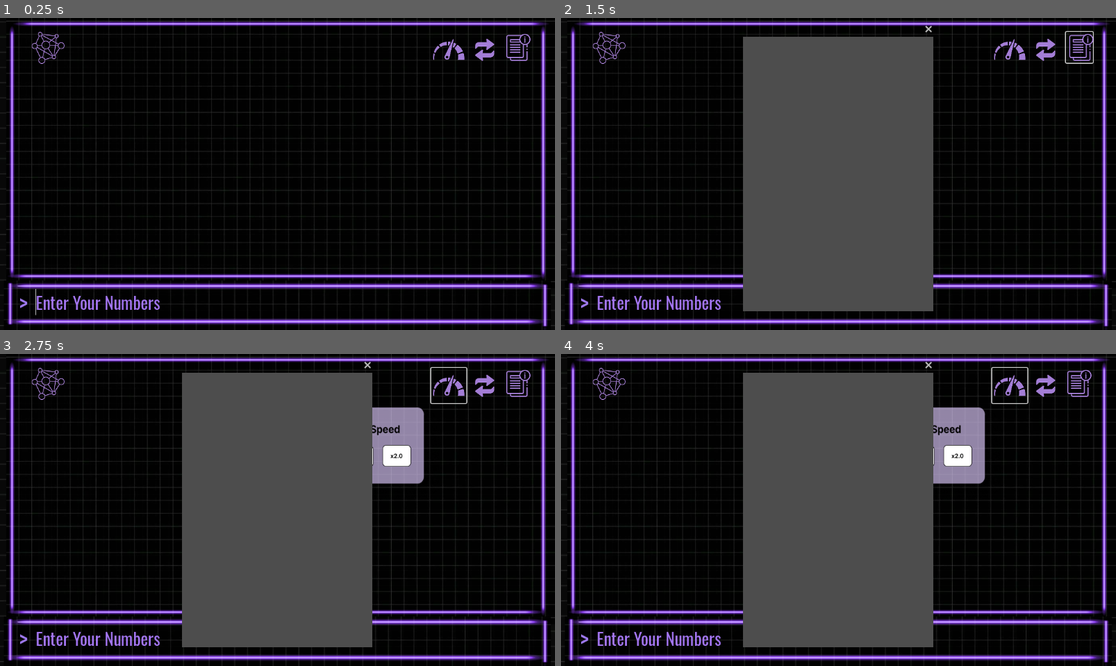
Above: before the commit, frames 1-4 (two rows, left to right).
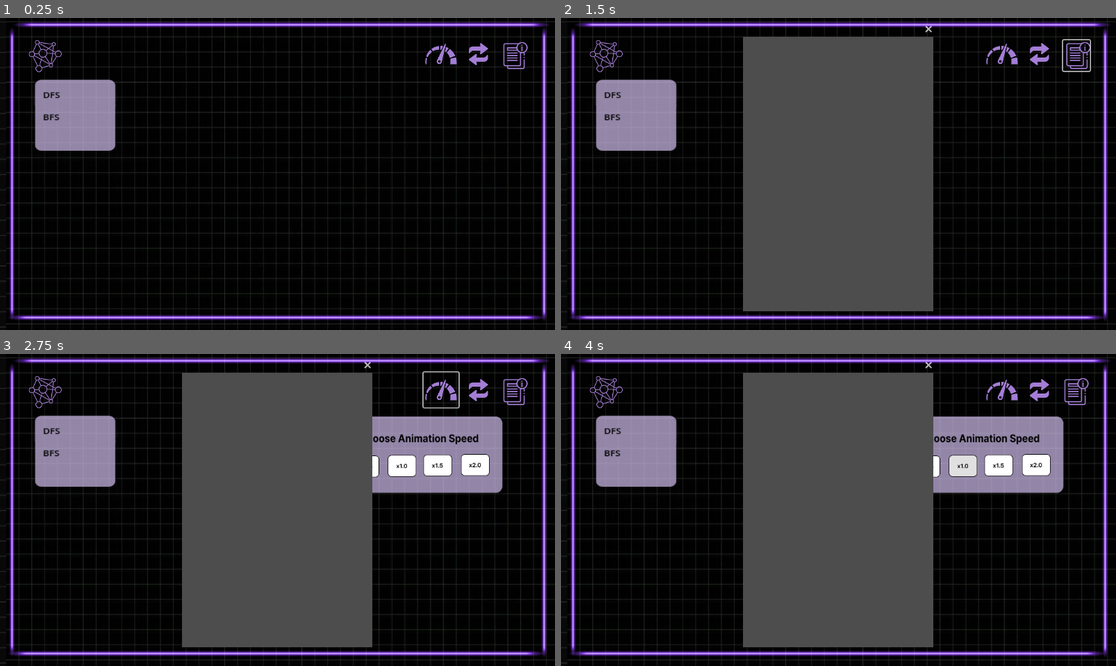
Above: after the commit, the same moments.

Repository: ftomara/Algo_MF
Game: Godot game, scene res://scenes/graph_scene_.tscn
Two runs of this game, one before a commit and one after it. Both use one fixed random seed, a clock stepped at 60 frames per second and the inputs below. Before the commit the project starts from res://scenes/game.tscn.
Inputs (mouse positions are in pixels of both pictures, inside the frame that each line leads up to; where the layout moved, square brackets give the same spot in the first picture):
- Up to frame 1 (0.25 s): no input
- Up to frame 2 (1.5 s): click (1043, 55) [1054, 49] at 0.5 s; click (1077, 55) [1077, 46] at 1.25 s
- Up to frame 3 (2.75 s): click (438, 388) [449, 385] at 2 s
- Up to frame 4 (4 s): click (927, 466) [849, 456] at 2.75 s; click (960, 466) [882, 456] at 3.5 s

The runs differ from the first frame. In frame 1, 16% of the frame differs, in the area x 0-100%, y 0-100%; in frame 2, 14%; in frame 3, 19%; in frame 4, 19%.

Commit message:
Create Graph scene + GraphNode Logic

Diff:
--- a/algo_visualizer/project.godot
+++ b/algo_visualizer/project.godot
@@ -11,7 +11,7 @@
 [application]
 
 config/name="Algo_Visualizer"
-run/main_scene="res://scenes/game.tscn"
+run/main_scene="res://scenes/graph_scene_.tscn"
 config/features=PackedStringArray("4.2", "Forward Plus")
 config/icon="res://icon.svg"
 
--- a/algo_visualizer/scenes/OptionButton.gd
+++ /dev/null
@@ -1,11 +0,0 @@
-extends OptionButton
-
-
-# Called when the node enters the scene tree for the first time.
-func _ready():
-	pass # Replace with function body.
-
-
-# Called every frame. 'delta' is the elapsed time since the previous frame.
-func _process(delta):
-	pass
--- /dev/null
+++ b/algo_visualizer/scenes/graph_node.tscn
@@ -0,0 +1,35 @@
+[gd_scene load_steps=3 format=3 uid="uid://cejdc0exop7hk"]
+
+[ext_resource type="Script" path="res://scripts/graph_node.gd" id="1_58q5e"]
+[ext_resource type="Texture2D" uid="uid://1avu7a1b768a" path="res://assets/GraphNode.png" id="2_cd778"]
+
+[node name="graphNode" type="Control"]
+layout_mode = 3
+anchors_preset = 15
+anchor_right = 1.0
+anchor_bottom = 1.0
+grow_horizontal = 2
+grow_vertical = 2
+script = ExtResource("1_58q5e")
+
+[node name="Gnode" type="TextureRect" parent="."]
+texture_filter = 1
+layout_mode = 0
+offset_right = 40.0
+offset_bottom = 40.0
+texture = ExtResource("2_cd778")
+
+[node name="Label" type="Label" parent="Gnode"]
+layout_mode = 1
+anchors_preset = 8
+anchor_left = 0.5
+anchor_top = 0.5
+anchor_right = 0.5
+anchor_bottom = 0.5
+offset_left = -10.5
+offset_top = -25.5
+offset_right = 10.5
+offset_bottom = 25.5
+grow_horizontal = 2
+grow_vertical = 2
+theme_override_font_sizes/font_size = 37
--- /dev/null
+++ b/algo_visualizer/scenes/graph_scene.tscn
@@ -0,0 +1,260 @@
+[gd_scene load_steps=28 format=3 uid="uid://kxivlyhmlm6d"]
+
+[ext_resource type="Script" path="res://scripts/graph_scene.gd" id="1_8tu1y"]
+[ext_resource type="Texture2D" uid="uid://38b7uiombv1i" path="res://assets/panel_ground.png" id="2_hmrs4"]
+[ext_resource type="Texture2D" uid="uid://dbqlo4xfgpsti" path="res://assets/background.png" id="3_k7flf"]
+[ext_resource type="FontFile" uid="uid://cuedit6mofbc7" path="res://fonts/Oswald-Regular.ttf" id="4_pmn4m"]
+[ext_resource type="Texture2D" uid="uid://c6x7foqce4p3p" path="res://assets/refresh 2.png" id="6_a56dc"]
+[ext_resource type="PackedScene" uid="uid://btlywuhhfxhue" path="res://scenes/info.tscn" id="7_1cbo4"]
+[ext_resource type="AudioStream" uid="uid://je56yuspmr2j" path="res://sounds/click.mp3" id="8_i2q0r"]
+[ext_resource type="Texture2D" uid="uid://bayxcpanh6igg" path="res://assets/speedometer 2.png" id="9_otmr0"]
+[ext_resource type="Texture2D" uid="uid://cajuk5gipq1td" path="res://assets/Animation window (1).png" id="10_6ov6f"]
+[ext_resource type="Texture2D" uid="uid://dvv3u7aygsb14" path="res://assets/x0.25.png" id="11_n6aqr"]
+[ext_resource type="Texture2D" uid="uid://banjqlgmyrvb" path="res://assets/x0.25 (1).png" id="12_5eoc5"]
+[ext_resource type="Texture2D" uid="uid://bdvbvr143cer3" path="res://assets/x1.0.png" id="13_yba5h"]
+[ext_resource type="Texture2D" uid="uid://ce1wiqav6w6m" path="res://assets/x1.0 (1).png" id="14_jf5lo"]
+[ext_resource type="Texture2D" uid="uid://fjhoj2p2u44o" path="res://assets/x1.5.png" id="15_41m26"]
+[ext_resource type="Texture2D" uid="uid://raegxwdcg7ah" path="res://assets/x1.5 (1).png" id="16_igutw"]
+[ext_resource type="Texture2D" uid="uid://nblvqfbidyy" path="res://assets/x2.0.png" id="17_w0gh0"]
+[ext_resource type="Texture2D" uid="uid://b7uwl6bo7f2eq" path="res://assets/x2.0 (1).png" id="18_4dkbg"]
+[ext_resource type="Texture2D" uid="uid://bjlc36uw0fef" path="res://assets/algorithm (3) 2.png" id="19_3b7gm"]
+[ext_resource type="Texture2D" uid="uid://btu75lmaju2sm" path="res://assets/menuBG.png" id="20_ok0cc"]
+[ext_resource type="PackedScene" uid="uid://cejdc0exop7hk" path="res://scenes/graph_node.tscn" id="21_fd6t3"]
+[ext_resource type="Texture2D" uid="uid://oafthldre56y" path="res://assets/hover.png" id="21_sachf"]
+
+[sub_resource type="StyleBoxTexture" id="StyleBoxTexture_umn3i"]
+content_margin_left = 8.0
+texture = ExtResource("2_hmrs4")
+
+[sub_resource type="StyleBoxTexture" id="StyleBoxTexture_cy2pt"]
+texture = ExtResource("3_k7flf")
+region_rect = Rect2(3, 0.588997, 1383, 668)
+
+[sub_resource type="StyleBoxFlat" id="StyleBoxFlat_iidld"]
+bg_color = Color(0.6, 0.6, 0.6, 0)
+
+[sub_resource type="StyleBoxFlat" id="StyleBoxFlat_8ei5m"]
+bg_color = Color(0.6, 0.6, 0.6, 0)
+
+[sub_resource type="StyleBoxFlat" id="StyleBoxFlat_xtlcd"]
+bg_color = Color(0.6, 0.6, 0.6, 0)
+
+[sub_resource type="StyleBoxFlat" id="StyleBoxFlat_q6a63"]
+bg_color = Color(0.6, 0.6, 0.6, 0)
+
+[node name="GraphScene" type="Control"]
+layout_mode = 3
+anchors_preset = 15
+anchor_right = 1.0
+anchor_bottom = 1.0
+grow_horizontal = 2
+grow_vertical = 2
+script = ExtResource("1_8tu1y")
+
+[node name="Background" type="PanelContainer" parent="."]
+layout_mode = 1
+anchors_preset = 15
+anchor_right = 1.0
+anchor_bottom = 1.0
+grow_horizontal = 2
+grow_vertical = 2
+theme_override_styles/panel = SubResource("StyleBoxTexture_umn3i")
+
+[node name="MarginContainer" type="MarginContainer" parent="Background"]
+layout_mode = 2
+
+[node name="Rows" type="VBoxContainer" parent="Background/MarginContainer"]
+layout_mode = 2
+theme_override_constants/separation = -16
+
+[node name="GameInfo" type="PanelContainer" parent="Background/MarginContainer/Rows"]
+layout_mode = 2
+size_flags_vertical = 3
+theme_override_styles/panel = SubResource("StyleBoxTexture_cy2pt")
+
+[node name="CenterContainer" type="MarginContainer" parent="Background/MarginContainer/Rows/GameInfo"]
+layout_mode = 2
+theme_override_constants/margin_left = 200
+theme_override_constants/margin_top = 200
+theme_override_constants/margin_right = 200
+theme_override_constants/margin_bottom = 200
+
+[node name="HBoxContainer" type="HBoxContainer" parent="Background/MarginContainer/Rows/GameInfo/CenterContainer"]
+layout_mode = 2
+size_flags_stretch_ratio = 0.0
+theme_override_constants/separation = 110
+alignment = 1
+
+[node name="MarginContainer" type="MarginContainer" parent="Background/MarginContainer/Rows/GameInfo"]
+layout_mode = 2
+theme_override_constants/margin_bottom = 24
+
+[node name="Label" type="Label" parent="Background/MarginContainer/Rows/GameInfo/MarginContainer"]
+layout_mode = 2
+size_flags_horizontal = 4
+size_flags_vertical = 8
+theme_override_colors/font_color = Color(0.619608, 0.47451, 0.92549, 1)
+theme_override_fonts/font = ExtResource("4_pmn4m")
+theme_override_font_sizes/font_size = 40
+horizontal_alignment = 1
+vertical_alignment = 1
+
+[node name="reset" type="Button" parent="."]
+layout_mode = 1
+anchors_preset = 1
+anchor_left = 1.0
+anchor_right = 1.0
+offset_left = -170.0
+offset_top = 28.0
+offset_right = -94.0
+offset_bottom = 104.0
+grow_horizontal = 0
+theme_override_styles/normal = SubResource("StyleBoxFlat_iidld")
+theme_override_styles/hover = SubResource("StyleBoxFlat_8ei5m")
+theme_override_styles/pressed = SubResource("StyleBoxFlat_xtlcd")
+theme_override_styles/focus = SubResource("StyleBoxFlat_q6a63")
+icon = ExtResource("6_a56dc")
+flat = true
+alignment = 2
+
+[node name="info" parent="." instance=ExtResource("7_1cbo4")]
+position = Vector2(1048, 29)
+
+[node name="AudioStreamPlayer" type="AudioStreamPlayer" parent="."]
+stream = ExtResource("8_i2q0r")
+
+[node name="speed" type="Button" parent="."]
+layout_mode = 1
+anchors_preset = 1
+anchor_left = 1.0
+anchor_right = 1.0
+offset_left = -257.0
+offset_top = 29.0
+offset_right = -184.0
+offset_bottom = 102.0
+grow_horizontal = 0
+icon = ExtResource("9_otmr0")
+flat = true
+
+[node name="SpeedMenu" type="TextureRect" parent="."]
+visible = false
+layout_mode = 1
+anchors_preset = 1
+anchor_left = 1.0
+anchor_right = 1.0
+offset_left = -609.0
+offset_top = 110.0
+offset_right = -238.0
+offset_bottom = 307.0
+grow_horizontal = 0
+texture = ExtResource("10_6ov6f")
+expand_mode = 1
+
+[node name="x25" type="TextureButton" parent="SpeedMenu"]
+layout_mode = 0
+offset_left = 22.0
+offset_top = 82.0
+offset_right = 81.0
+offset_bottom = 127.0
+texture_normal = ExtResource("11_n6aqr")
+texture_hover = ExtResource("12_5eoc5")
+stretch_mode = 0
+
+[node name="x1" type="TextureButton" parent="SpeedMenu"]
+layout_mode = 0
+offset_left = 99.0
+offset_top = 81.0
+offset_right = 158.0
+offset_bottom = 126.0
+texture_normal = ExtResource("13_yba5h")
+texture_hover = ExtResource("14_jf5lo")
+stretch_mode = 0
+
+[node name="x1_5" type="TextureButton" parent="SpeedMenu"]
+layout_mode = 0
+offset_left = 173.0
+offset_top = 80.0
+offset_right = 232.0
+offset_bottom = 125.0
+texture_normal = ExtResource("15_41m26")
+texture_hover = ExtResource("16_igutw")
+stretch_mode = 0
+
+[node name="x2" type="TextureButton" parent="SpeedMenu"]
+layout_mode = 0
+offset_left = 251.0
+offset_top = 79.0
+offset_right = 310.0
+offset_bottom = 124.0
+texture_normal = ExtResource("17_w0gh0")
+texture_hover = ExtResource("18_4dkbg")
+stretch_mode = 0
+
+[node name="AlgoIcon" type="Button" parent="."]
+texture_filter = 1
+layout_mode = 0
+offset_left = 62.0
+offset_top = 24.0
+offset_right = 138.0
+offset_bottom = 100.0
+icon = ExtResource("19_3b7gm")
+flat = true
+
+[node name="MenuOptions" type="TextureRect" parent="."]
+visible = false
+layout_mode = 0
+offset_left = -24.0
+offset_top = 152.0
+offset_right = 342.0
+offset_bottom = 448.0
+texture = ExtResource("20_ok0cc")
+expand_mode = 1
+
+[node name="SelectionSort" type="TextureButton" parent="MenuOptions"]
+layout_mode = 2
+offset_left = 103.0
+offset_top = 20.0
+offset_right = 226.0
+offset_bottom = 60.0
+scale = Vector2(1.3, 1.2)
+texture_hover = ExtResource("21_sachf")
+ignore_texture_size = true
+
+[node name="Label" type="Label" parent="MenuOptions/SelectionSort"]
+layout_mode = 0
+offset_left = 11.5385
+offset_top = 5.0
+offset_right = 124.539
+offset_bottom = 29.0
+theme_override_colors/font_color = Color(0, 0, 0, 1)
+theme_override_font_sizes/font_size = 15
+text = "BFS"
+
+[node name="QuickSort" type="TextureButton" parent="MenuOptions"]
+layout_mode = 2
+offset_left = 103.0
+offset_top = 72.0
+offset_right = 226.0
+offset_bottom = 112.0
+scale = Vector2(1.3, 1.2)
+texture_hover = ExtResource("21_sachf")
+ignore_texture_size = true
+
+[node name="Label" type="Label" parent="MenuOptions/QuickSort"]
+layout_mode = 0
+offset_left = 12.3077
+offset_top = 5.83334
+offset_right = 125.308
+offset_bottom = 29.8333
+theme_override_colors/font_color = Color(0, 0, 0, 1)
+theme_override_font_sizes/font_size = 15
+text = "DFS"
+
+[node name="graphNode" parent="." instance=ExtResource("21_fd6t3")]
+layout_mode = 1
+offset_left = 282.0
+offset_top = 194.0
+offset_right = -788.0
+offset_bottom = -371.0
+
+[connection signal="gui_input" from="." to="." method="_on_gui_input"]
--- /dev/null
+++ b/algo_visualizer/scenes/graph_scene_.tscn
@@ -0,0 +1,294 @@
+[gd_scene load_steps=30 format=3 uid="uid://ddttwvkwuyjkp"]
+
+[ext_resource type="Script" path="res://scripts/graph_scene_.gd" id="1_s8akx"]
+[ext_resource type="Texture2D" uid="uid://38b7uiombv1i" path="res://assets/panel_ground.png" id="2_ea86d"]
+[ext_resource type="Texture2D" uid="uid://dbqlo4xfgpsti" path="res://assets/background.png" id="3_ljdnw"]
+[ext_resource type="FontFile" uid="uid://cuedit6mofbc7" path="res://fonts/Oswald-Regular.ttf" id="4_bcaus"]
+[ext_resource type="Texture2D" uid="uid://c6x7foqce4p3p" path="res://assets/refresh 2.png" id="5_1ximb"]
+[ext_resource type="PackedScene" uid="uid://btlywuhhfxhue" path="res://scenes/info.tscn" id="6_a5m2g"]
+[ext_resource type="AudioStream" uid="uid://je56yuspmr2j" path="res://sounds/click.mp3" id="7_dpabh"]
+[ext_resource type="Texture2D" uid="uid://bayxcpanh6igg" path="res://assets/speedometer 2.png" id="8_x2eme"]
+[ext_resource type="Texture2D" uid="uid://cajuk5gipq1td" path="res://assets/Animation window (1).png" id="9_y0njs"]
+[ext_resource type="Texture2D" uid="uid://dvv3u7aygsb14" path="res://assets/x0.25.png" id="10_hmow3"]
+[ext_resource type="Texture2D" uid="uid://banjqlgmyrvb" path="res://assets/x0.25 (1).png" id="11_44pr7"]
+[ext_resource type="Texture2D" uid="uid://bdvbvr143cer3" path="res://assets/x1.0.png" id="12_e2k7e"]
+[ext_resource type="Texture2D" uid="uid://ce1wiqav6w6m" path="res://assets/x1.0 (1).png" id="13_hoecy"]
+[ext_resource type="Texture2D" uid="uid://fjhoj2p2u44o" path="res://assets/x1.5.png" id="14_h734s"]
+[ext_resource type="Texture2D" uid="uid://raegxwdcg7ah" path="res://assets/x1.5 (1).png" id="15_gjvhu"]
+[ext_resource type="Texture2D" uid="uid://nblvqfbidyy" path="res://assets/x2.0.png" id="16_lj0ks"]
+[ext_resource type="Texture2D" uid="uid://b7uwl6bo7f2eq" path="res://assets/x2.0 (1).png" id="17_1pf58"]
+[ext_resource type="Texture2D" uid="uid://bjlc36uw0fef" path="res://assets/algorithm (3) 2.png" id="18_m1oil"]
+[ext_resource type="Texture2D" uid="uid://btu75lmaju2sm" path="res://assets/menuBG.png" id="19_pcl7v"]
+[ext_resource type="Texture2D" uid="uid://oafthldre56y" path="res://assets/hover.png" id="20_8e7tm"]
+[ext_resource type="Texture2D" uid="uid://q26jegyc6h55" path="res://assets/nodeWindow.png" id="21_fvlfy"]
+[ext_resource type="Texture2D" uid="uid://dm51652xq2n7m" path="res://assets/close button.png" id="22_q7rre"]
+
+[sub_resource type="StyleBoxTexture" id="StyleBoxTexture_dn7nt"]
+content_margin_left = 8.0
+texture = ExtResource("2_ea86d")
+
+[sub_resource type="StyleBoxTexture" id="StyleBoxTexture_ug85d"]
+texture = ExtResource("3_ljdnw")
+region_rect = Rect2(3, 0.588997, 1383, 668)
+
+[sub_resource type="StyleBoxFlat" id="StyleBoxFlat_kwil5"]
+bg_color = Color(0.6, 0.6, 0.6, 0)
+
+[sub_resource type="StyleBoxFlat" id="StyleBoxFlat_fadsu"]
+bg_color = Color(0.6, 0.6, 0.6, 0)
+
+[sub_resource type="StyleBoxFlat" id="StyleBoxFlat_acwp5"]
+bg_color = Color(0.6, 0.6, 0.6, 0)
+
+[sub_resource type="StyleBoxFlat" id="StyleBoxFlat_p2t0k"]
+bg_color = Color(0.6, 0.6, 0.6, 0)
+
+[sub_resource type="StyleBoxFlat" id="StyleBoxFlat_b8er0"]
+bg_color = Color(0.933333, 0.890196, 0.964706, 1)
+corner_radius_top_left = 10
+corner_radius_top_right = 10
+corner_radius_bottom_right = 10
+corner_radius_bottom_left = 10
+
+[node name="GraphScene_" type="Control"]
+layout_mode = 3
+anchors_preset = 15
+anchor_right = 1.0
+anchor_bottom = 1.0
+offset_right = -405.0
+offset_bottom = -396.0
+grow_horizontal = 2
+grow_vertical = 2
+script = ExtResource("1_s8akx")
+
+[node name="Background" type="PanelContainer" parent="."]
+layout_mode = 1
+anchors_preset = 15
+anchor_right = 1.0
+anchor_bottom = 1.0
+offset_right = 407.0
+offset_bottom = 399.0
+grow_horizontal = 2
+grow_vertical = 2
+theme_override_styles/panel = SubResource("StyleBoxTexture_dn7nt")
+
+[node name="MarginContainer" type="MarginContainer" parent="Background"]
+layout_mode = 2
+
+[node name="Rows" type="VBoxContainer" parent="Background/MarginContainer"]
+layout_mode = 2
+theme_override_constants/separation = -16
+
+[node name="GameInfo" type="PanelContainer" parent="Background/MarginContainer/Rows"]
+layout_mode = 2
+size_flags_vertical = 3
+theme_override_styles/panel = SubResource("StyleBoxTexture_ug85d")
+
+[node name="CenterContainer" type="MarginContainer" parent="Background/MarginContainer/Rows/GameInfo"]
+layout_mode = 2
+theme_override_constants/margin_left = 200
+theme_override_constants/margin_top = 200
+theme_override_constants/margin_right = 200
+theme_override_constants/margin_bottom = 200
+
+[node name="HBoxContainer" type="HBoxContainer" parent="Background/MarginContainer/Rows/GameInfo/CenterContainer"]
+layout_mode = 2
+size_flags_stretch_ratio = 0.0
+theme_override_constants/separation = 110
+alignment = 1
+
+[node name="MarginContainer" type="MarginContainer" parent="Background/MarginContainer/Rows/GameInfo"]
+layout_mode = 2
+theme_override_constants/margin_bottom = 24
+
+[node name="Label" type="Label" parent="Background/MarginContainer/Rows/GameInfo/MarginContainer"]
+layout_mode = 2
+size_flags_horizontal = 4
+size_flags_vertical = 8
+theme_override_colors/font_color = Color(0.619608, 0.47451, 0.92549, 1)
+theme_override_fonts/font = ExtResource("4_bcaus")
+theme_override_font_sizes/font_size = 40
+horizontal_alignment = 1
+vertical_alignment = 1
+
+[node name="reset" type="Button" parent="."]
+layout_mode = 1
+anchors_preset = 1
+anchor_left = 1.0
+anchor_right = 1.0
+offset_left = 222.0
+offset_top = 37.0
+offset_right = 298.0
+offset_bottom = 113.0
+grow_horizontal = 0
+theme_override_styles/normal = SubResource("StyleBoxFlat_kwil5")
+theme_override_styles/hover = SubResource("StyleBoxFlat_fadsu")
+theme_override_styles/pressed = SubResource("StyleBoxFlat_acwp5")
+theme_override_styles/focus = SubResource("StyleBoxFlat_p2t0k")
+icon = ExtResource("5_1ximb")
+flat = true
+alignment = 2
+
+[node name="info" parent="." instance=ExtResource("6_a5m2g")]
+position = Vector2(1042, 46)
+
+[node name="AudioStreamPlayer" type="AudioStreamPlayer" parent="."]
+stream = ExtResource("7_dpabh")
+
+[node name="speed" type="Button" parent="."]
+layout_mode = 1
+anchors_preset = 1
+anchor_left = 1.0
+anchor_right = 1.0
+offset_left = 132.0
+offset_top = 38.0
+offset_right = 205.0
+offset_bottom = 111.0
+grow_horizontal = 0
+icon = ExtResource("8_x2eme")
+flat = true
+
+[node name="SpeedMenu" type="TextureRect" parent="."]
+visible = false
+layout_mode = 1
+anchors_preset = 1
+anchor_left = 1.0
+anchor_right = 1.0
+offset_left = -41.0
+offset_top = 129.0
+offset_right = 330.0
+offset_bottom = 326.0
+grow_horizontal = 0
+texture = ExtResource("9_y0njs")
+expand_mode = 1
+
+[node name="x25" type="TextureButton" parent="SpeedMenu"]
+layout_mode = 0
+offset_left = 22.0
+offset_top = 82.0
+offset_right = 81.0
+offset_bottom = 127.0
+texture_normal = ExtResource("10_hmow3")
+texture_hover = ExtResource("11_44pr7")
+stretch_mode = 0
+
+[node name="x1" type="TextureButton" parent="SpeedMenu"]
+layout_mode = 0
+offset_left = 99.0
+offset_top = 81.0
+offset_right = 158.0
+offset_bottom = 126.0
+texture_normal = ExtResource("12_e2k7e")
+texture_hover = ExtResource("13_hoecy")
+stretch_mode = 0
+
+[node name="x1_5" type="TextureButton" parent="SpeedMenu"]
+layout_mode = 0
+offset_left = 173.0
+offset_top = 80.0
+offset_right = 232.0
+offset_bottom = 125.0
+texture_normal = ExtResource("14_h734s")
+texture_hover = ExtResource("15_gjvhu")
+stretch_mode = 0
+
+[node name="x2" type="TextureButton" parent="SpeedMenu"]
+layout_mode = 0
+offset_left = 251.0
+offset_top = 79.0
+offset_right = 310.0
+offset_bottom = 124.0
+texture_normal = ExtResource("16_lj0ks")
+texture_hover = ExtResource("17_1pf58")
+stretch_mode = 0
+
+[node name="AlgoIcon" type="Button" parent="."]
+texture_filter = 1
+layout_mode = 0
+offset_left = 56.0
+offset_top = 41.0
+offset_right = 132.0
+offset_bottom = 117.0
+icon = ExtResource("18_m1oil")
+flat = true
+
+[node name="MenuOptions" type="TextureRect" parent="."]
+layout_mode = 0
+offset_left = -27.0
+offset_top = 128.0
+offset_right = 339.0
+offset_bottom = 456.0
+texture = ExtResource("19_pcl7v")
+
+[node name="SelectionSort" type="TextureButton" parent="MenuOptions"]
+layout_mode = 2
+offset_left = 102.0
+offset_top = 13.0
+offset_right = 225.0
+offset_bottom = 53.0
+scale = Vector2(1.3, 1.2)
+texture_hover = ExtResource("20_8e7tm")
+ignore_texture_size = true
+
+[node name="Label" type="Label" parent="MenuOptions/SelectionSort"]
+layout_mode = 0
+offset_left = 10.7692
+offset_top = 4.16667
+offset_right = 123.769
+offset_bottom = 28.1667
+theme_override_colors/font_color = Color(0, 0, 0, 1)
+theme_override_font_sizes/font_size = 15
+text = "DFS"
+
+[node name="QuickSort" type="TextureButton" parent="MenuOptions"]
+layout_mode = 2
+offset_left = 102.0
+offset_top = 59.0
+offset_right = 225.0
+offset_bottom = 99.0
+scale = Vector2(1.3, 1.2)
+texture_hover = ExtResource("20_8e7tm")
+ignore_texture_size = true
+
+[node name="Label" type="Label" parent="MenuOptions/QuickSort"]
+layout_mode = 0
+offset_left = 10.7692
+offset_top = 4.16667
+offset_right = 123.769
+offset_bottom = 28.1667
+theme_override_colors/font_color = Color(0, 0, 0, 1)
+theme_override_font_sizes/font_size = 15
+text = "BFS"
+
+[node name="NodeValueWindow" type="TextureRect" parent="."]
+visible = false
+layout_mode = 0
+offset_left = 811.0
+offset_top = 223.0
+offset_right = 1131.0
+offset_bottom = 384.0
+texture = ExtResource("21_fvlfy")
+
+[node name="LineEdit" type="LineEdit" parent="NodeValueWindow"]
+layout_mode = 0
+offset_left = 35.0
+offset_top = 57.0
+offset_right = 249.0
+offset_bottom = 101.0
+theme_override_colors/font_color = Color(0, 0, 0, 1)
+theme_override_styles/normal = SubResource("StyleBoxFlat_b8er0")
+caret_blink = true
+
+[node name="Button" type="Button" parent="NodeValueWindow"]
+layout_mode = 0
+offset_left = 251.0
+offset_top = 5.0
+offset_right = 276.0
+offset_bottom = 30.0
+icon = ExtResource("22_q7rre")
+flat = true
+
+[connection signal="pressed" from="speed" to="." method="_on_speed_pressed"]
+[connection signal="pressed" from="AlgoIcon" to="." method="_on_algo_icon_pressed"]
+[connection signal="text_submitted" from="NodeValueWindow/LineEdit" to="." method="_on_line_edit_text_submitted"]
+[connection signal="pressed" from="NodeValueWindow/Button" to="." method="_on_button_pressed"]
--- a/algo_visualizer/scripts/Button.gd
+++ b/algo_visualizer/scripts/Button.gd
@@ -5,13 +5,6 @@
 # Called when the node enters the scene tree for the first time.
 func _ready():
 	popup_panel.grab_focus()
-
-
-
-
-# Called every frame. 'delta' is the elapsed time since the previous frame.
-func _process(delta):
-	pass
 
 
 func _on_pressed():
--- /dev/null
+++ b/algo_visualizer/scripts/graph_node.gd
@@ -0,0 +1,8 @@
+extends Control
+# graph_node.gd
+
+signal node_clicked(node)
+
+func _input_event(viewport, event, shape_idx):
+	if event is InputEventMouseButton and event.pressed and event.button_index == MOUSE_BUTTON_LEFT:
+		emit_signal("node_clicked", self)
--- /dev/null
+++ b/algo_visualizer/scripts/graph_scene_.gd
@@ -0,0 +1,52 @@
+extends Control
+
+var GraphNodeScene = preload("res://scenes/graph_node.tscn")
+var first_selected = null
+var current_edit_node: Control = null
+
+@onready var node_value_window = $NodeValueWindow
+@onready var line_edit = $NodeValueWindow/LineEdit
+@onready var speed_menu = $SpeedMenu
+@onready var menu_options = $MenuOptions
+
+func _ready():
+	print("Ready!")
+	node_value_window.visible = false
+
+func _input(event):
+	if event is InputEventMouseButton and event.pressed and event.button_index == MOUSE_BUTTON_RIGHT:
+		print("Clicked at:", event.position)
+		spawn_graph_node(event.position)
+
+func spawn_graph_node(position: Vector2):
+	var node = GraphNodeScene.instantiate()
+	node.position = position
+	add_child(node)
+
+
+	# Open value window
+	current_edit_node = node
+	node_value_window.visible = true
+	line_edit.clear()
+	line_edit.grab_focus()
+
+
+func _on_line_edit_text_submitted(new_text):
+	if current_edit_node:
+		current_edit_node.get_node("Gnode/Label").text = new_text
+		print("Node label set to:", new_text)
+	_hide_value_window()
+
+func _on_button_pressed():
+	_hide_value_window()
+
+func _hide_value_window():
+	node_value_window.visible = false
+	current_edit_node = null
+	line_edit.clear()
+
+func _on_speed_pressed():
+	speed_menu.visible = !speed_menu.visible
+
+func _on_algo_icon_pressed():
+	menu_options.visible = !menu_options.visible
Binary file added: algo_visualizer/assets/close button.png
Not shown, added: algo_visualizer/assets/close button.png.import
Binary file added: algo_visualizer/assets/nodeWindow.png
Not shown, added: algo_visualizer/assets/nodeWindow.png.import
Renamed: algo_visualizer/node.tscn -> algo_visualizer/scenes/node.tscn
Renamed: algo_visualizer/settings.gd -> algo_visualizer/scripts/settings.gd
Not shown, added: algo_visualizer/tes5F66.tmp
